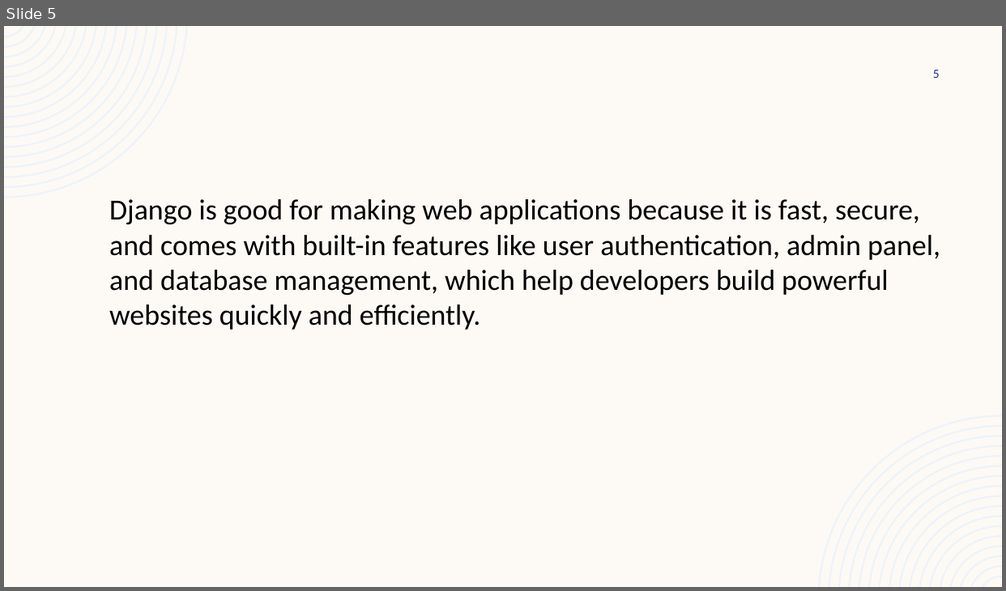
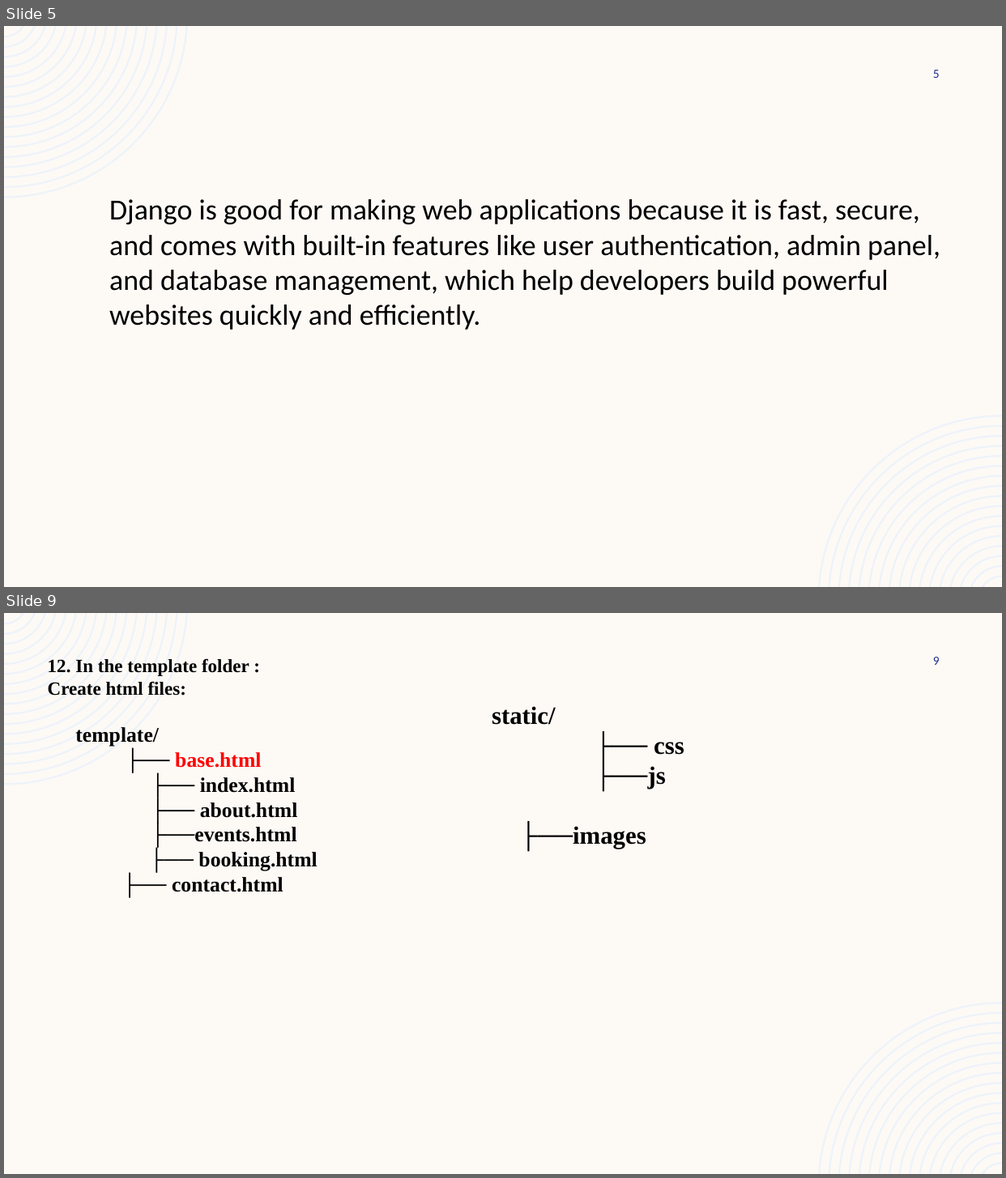
Before and after one commit to akshara2207/MCA, a slide deck: DJANGO.pptx. Shown one above the other, each under a label of ours: slide 5 before the commit, slides 5 and 9 after it; the slides between them are not shown. The pictures are 1006x591 and 1006x1178 pixels, drawn with LibreOffice and Linux fonts; fonts in the diff are those of the drawing. Boxes give left, top, right and bottom in pixels: in the first picture for what was removed or moved away, otherwise in the second. Text is boxed around its words. In the diff, an @@ line names an element or a change of style, - is before the commit and + after.

```diff
--- a/DJANGO.pptx
+++ b/DJANGO.pptx
@@ slide 9 added at [4,613,1002,1174], background #FDFAF6; not listed: 2 template elements that a slide beside it also shows @@
@@ text added at [48,658,317,892], 20 pt, text #000000, bold @@
+12. In the template folder :
+Create html files:
+template/
+├── base.html
+├── index.html
+├── about.html
+├──events.html
+├── booking.html
+├── contact.html
@@ page number added at [933,657,940,665], 12 pt, text #1F2C8F @@
+9
@@ text added at [492,706,684,849], 24 pt, text #000000, bold @@
+static/
+├── css
+├──js
+├──images
```
Also in this commit, not shown: 1 slide changed, 5 other slides added.
